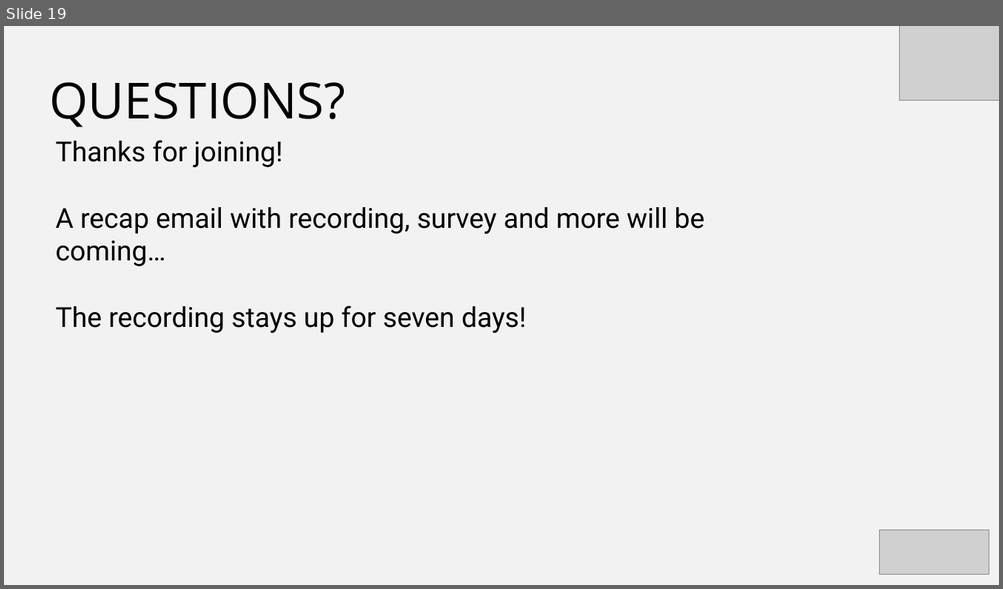
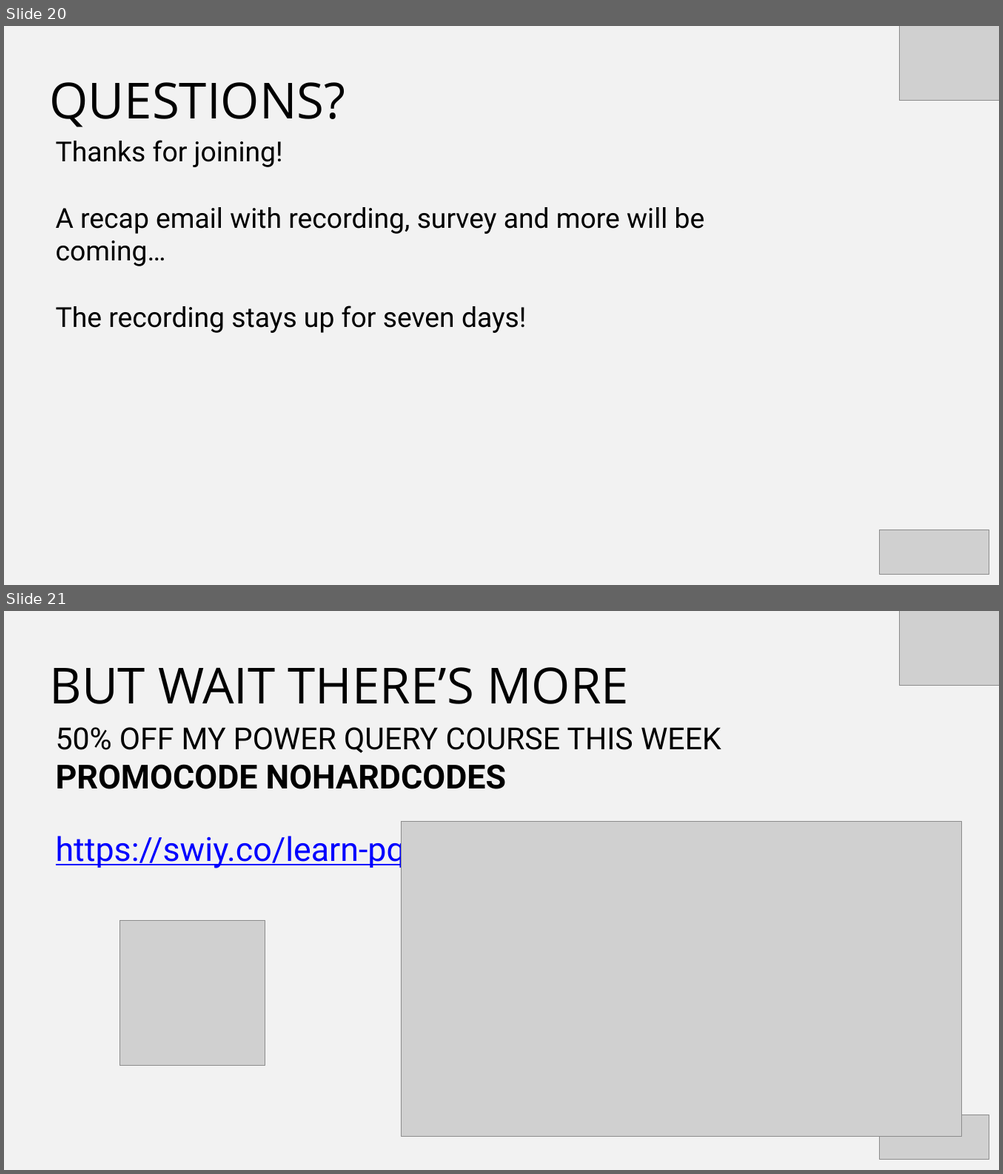
Before and after one commit to stringfestdata/pq-pdq, a slide deck: pq-pdq.pptx. Shown one above the other, each under a label of ours: slide 19 before the commit, slides 20 and 21 after it. The pictures are 1003x589 and 1003x1174 pixels, drawn with LibreOffice and Linux fonts; fonts in the diff are those of the drawing; grey boxes stand for pictures. Boxes give left, top, right and bottom in pixels: in the first picture for what was removed or moved away, otherwise in the second. Text is boxed around its words. In the diff, an @@ line names an element or a change of style, - is before the commit and + after.

```diff
--- a/pq-pdq.pptx
+++ b/pq-pdq.pptx
@@ slide 21 added at (4, 611, 999, 1170), background #F2F2F2 @@
@@ picture added at (899, 611, 999, 686) @@
@@ text added at (50, 667, 629, 704), 72 pt, text #000000 @@
+BUT WAIT THERE’S MORE
@@ text added at (56, 727, 721, 870), 48 pt, text #000000 @@
+50% OFF MY POWER QUERY COURSE THIS WEEK
+PROMOCODE NOHARDCODES
+https://swiy.co/learn-pq
@@ picture added at (401, 822, 962, 1137) @@
@@ picture added at (120, 920, 265, 1065) @@
@@ picture added at (879, 1115, 989, 1159) @@
@@ what was slide 19 is now slide 20 @@
```
Also in this commit, not shown: 1 other slide added.
